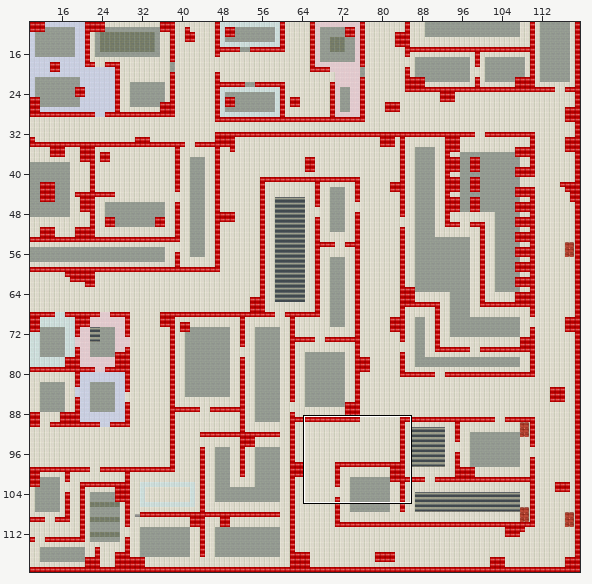
Tiled map, stored at data/map/area02.tmx. The picture above shows the old version from afar; the outline marks the close-up.
Close-up. Before the commit:
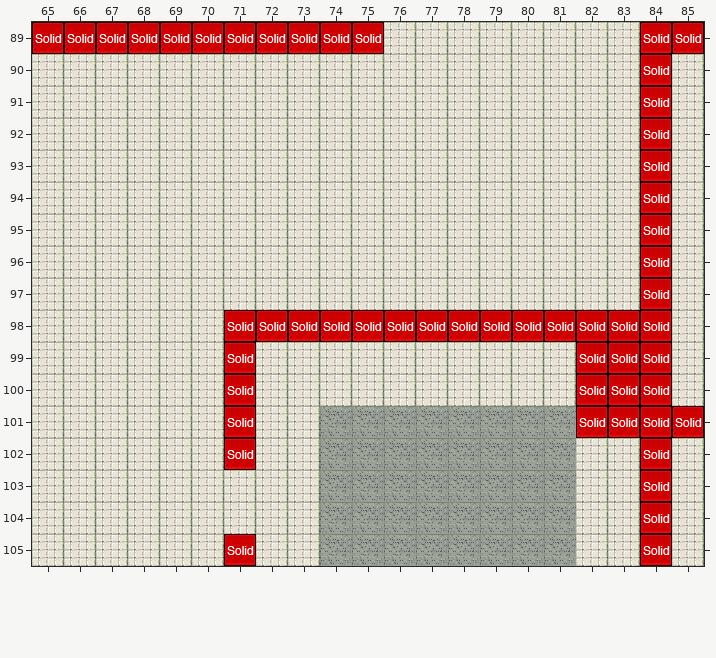
Cells are 32x32 px. Shown: x 65..85, y 89..105. The commit also changed other parts of the map, which this record leaves out.
After:
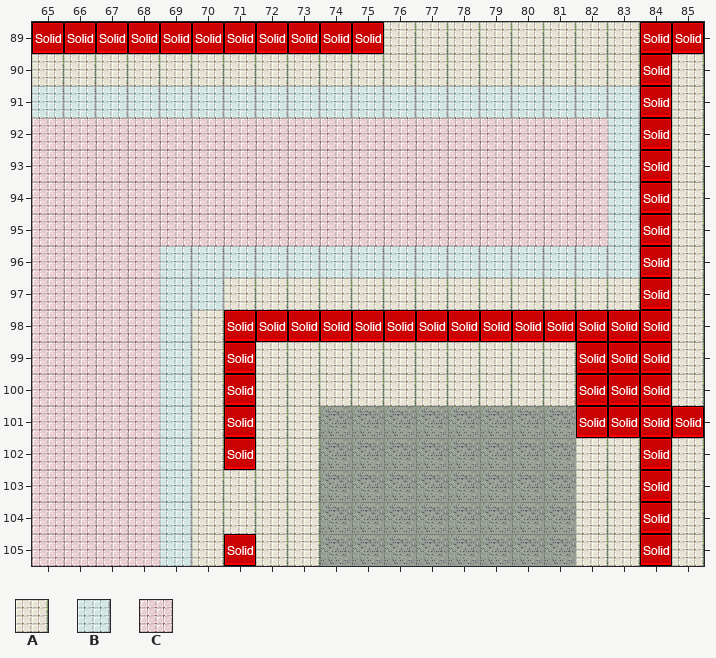
Key: from "textures": A 1, B 3, C 5.
_ is an empty cell.
Diff:
Layer "background":
y 91: x 65..83 AAAAAAAAAAAAAAAAAAA -> BBBBBBBBBBBBBBBBBBB
y 92..95: x 65..83 AAAAAAAAAAAAAAAAAAA -> CCCCCCCCCCCCCCCCCCB
y 96: x 65..83 AAAAAAAAAAAAAAAAAAA -> CCCCBBBBBBBBBBBBBBB
y 97: x 65..70 AAAAAA -> CCCCBB
y 98..105: x 65..69 AAAAA -> CCCCB
Boxes around the changes in both close-ups, in picture pixels (x1, y1, x2, y2):
changed: (32, 86, 640, 566)
